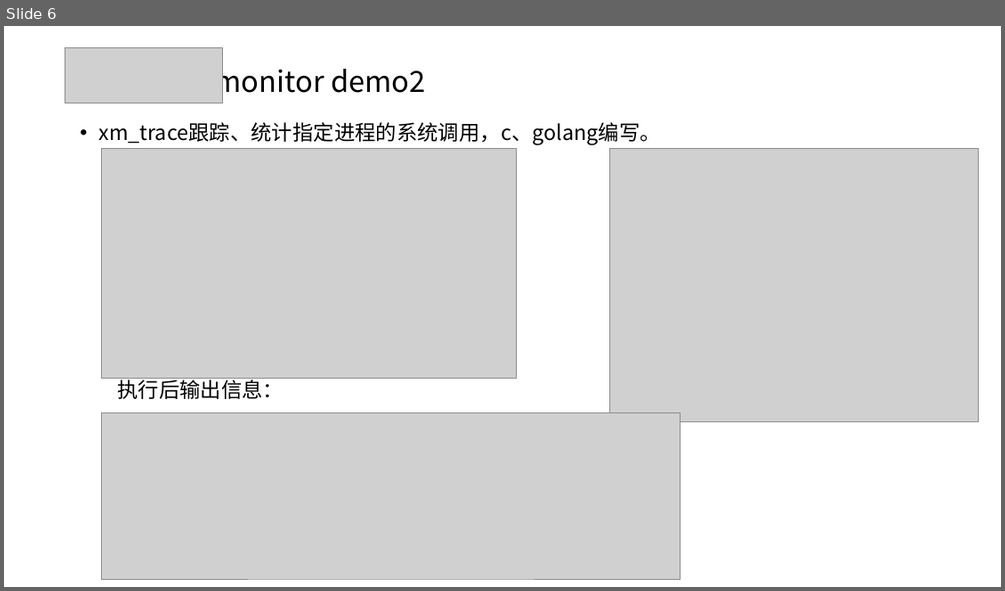
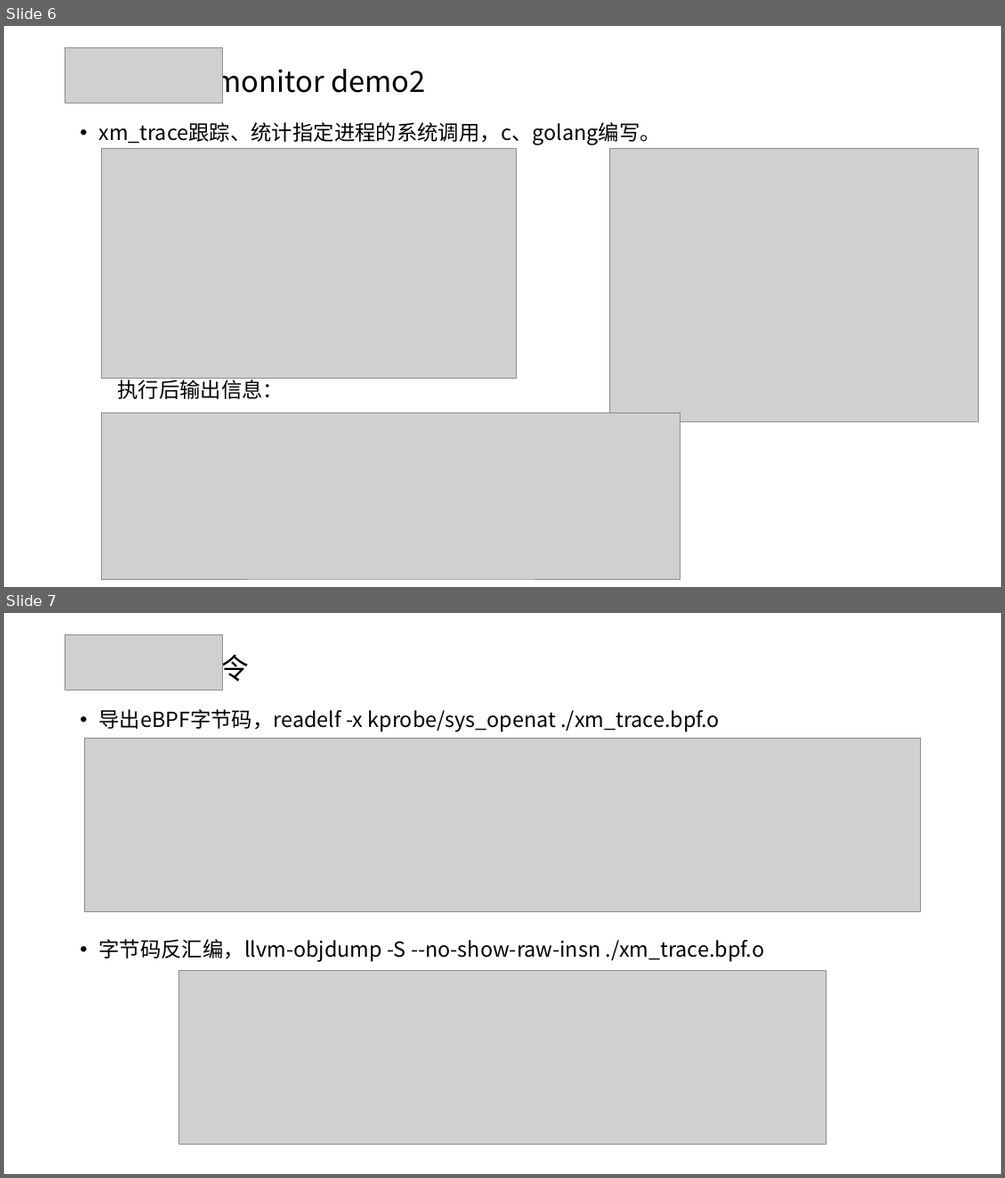
Before and after one commit to luxingwen/x-monitor, a slide deck: doc/ebpf技术探索、实践.pptx. Shown one above the other, each under a label of ours: slide 6 before the commit, slides 6 and 7 after it. The pictures are 1005x591 and 1005x1178 pixels, drawn with LibreOffice and Linux fonts; fonts in the diff are those of the drawing; grey boxes stand for pictures. Boxes give left, top, right and bottom in pixels: in the first picture for what was removed or moved away, otherwise in the second. Text is boxed around its words. In the diff, an @@ line names an element or a change of style, - is before the commit and + after.

```diff
--- a/doc/ebpf技术探索、实践.pptx
+++ b/doc/ebpf技术探索、实践.pptx
@@ slide 7 added at (x1=4, y1=613, x2=1001, y2=1174), background #FFFFFF @@
@@ picture added at (x1=65, y1=634, x2=223, y2=690) @@
@@ title added at (x1=191, y1=649, x2=249, y2=687), 28 pt, text #000000 @@
+命令
@@ text added at (x1=98, y1=709, x2=765, y2=962), 20 pt, text #000000 @@
+• 导出eBPF字节码，readelf -x kprobe/sys_openat ./xm_trace.bpf.o
+• 字节码反汇编，llvm-objdump -S --no-show-raw-insn ./xm_trace.bpf.o
@@ picture added at (x1=84, y1=738, x2=921, y2=912) @@
@@ picture added at (x1=179, y1=971, x2=825, y2=1144) @@
```
Also in this commit, not shown: 13 other slides changed, 4 other files.
